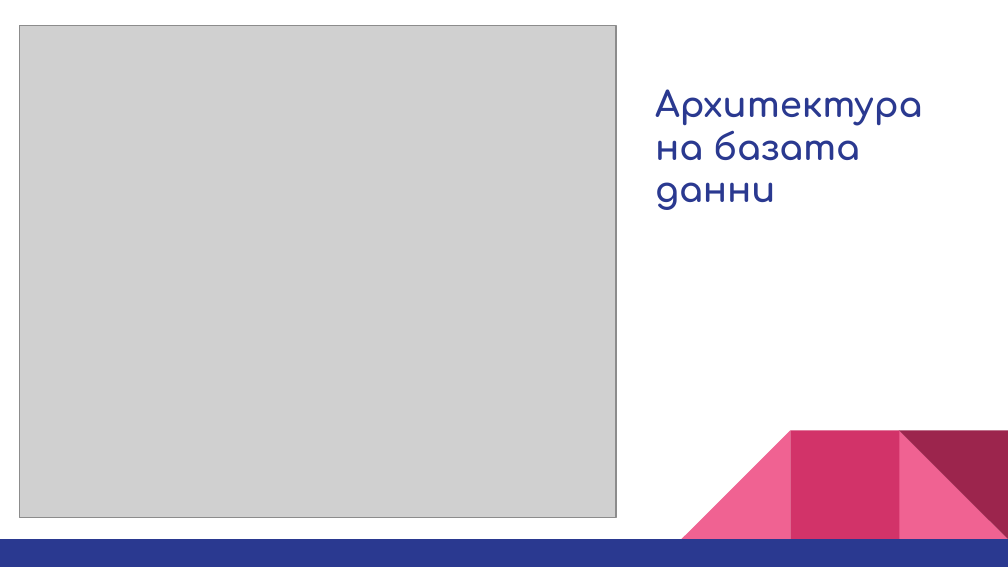
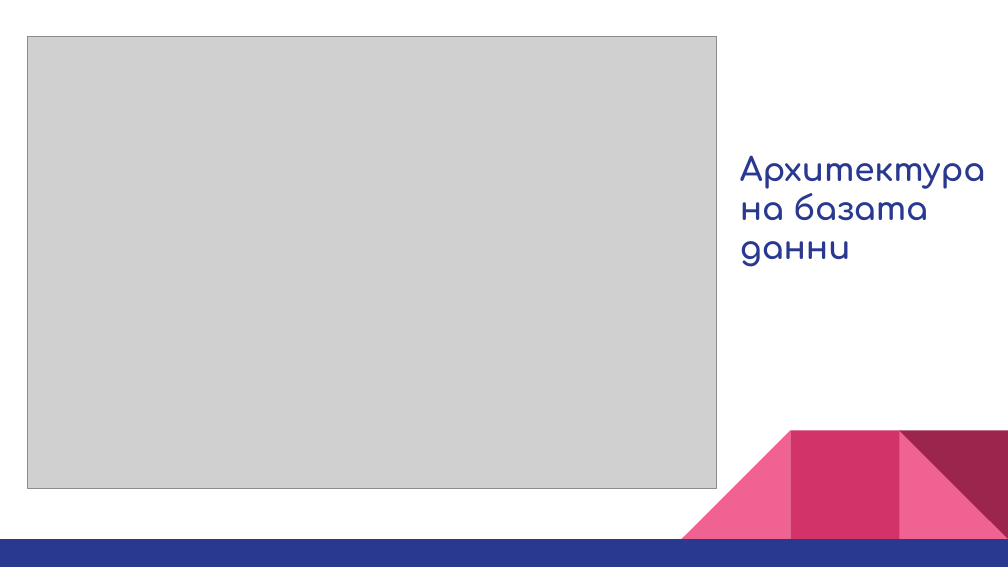
Before and after one commit to B0rislava/tour-reservation, a slide deck: slide 5 of docs/Tour-Reservation-Spring-Boot.pptx. Drawn at 1008x567 pixels with LibreOffice and Linux fonts; fonts in the diff are those of the drawing; grey boxes stand for pictures. Boxes give left, top, right and bottom in pixels: in the first picture for what was removed or moved away, otherwise in the second. Text is boxed around its words. In the diff, an @@ line names an element or a change of style, - is before the commit and + after.

Commit message:
Update presentation

```diff
--- a/docs/Tour-Reservation-Spring-Boot.pptx
+++ b/docs/Tour-Reservation-Spring-Boot.pptx
@@ picture: place and size @@
-picture at <box>19,26,616,518</box>
+picture at <box>27,37,717,489</box>
@@ title "Архитектура на базата данни": place and size @@
-title "Архитектура на базата данни" at <box>655,89,922,210</box>
+title "Архитектура на базата данни" at <box>740,155,985,267</box>
@@ title "Архитектура на базата данни" at <box>740,155,985,267</box>: size 25.2 to 23.2 pt @@
```
